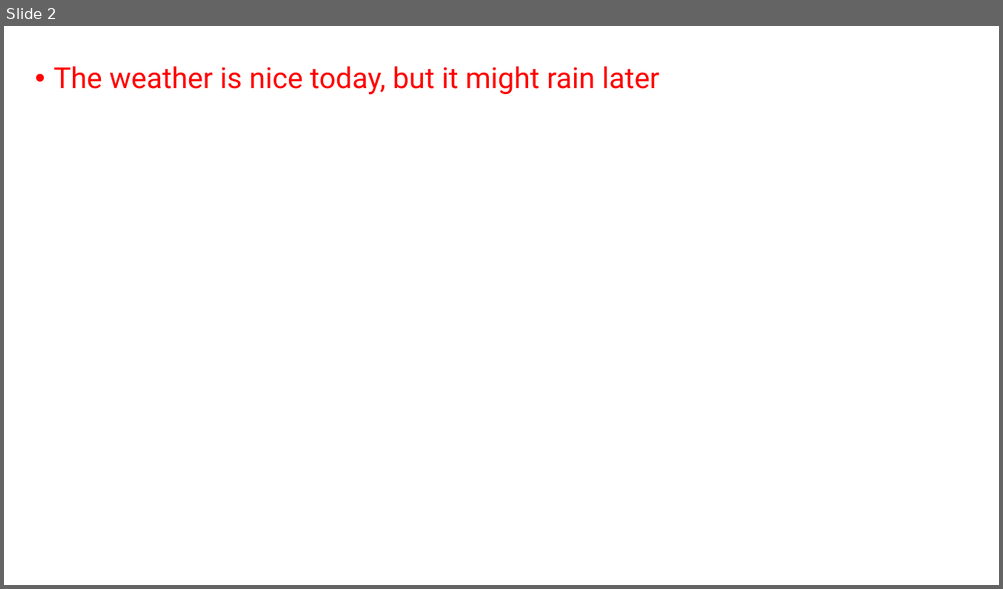
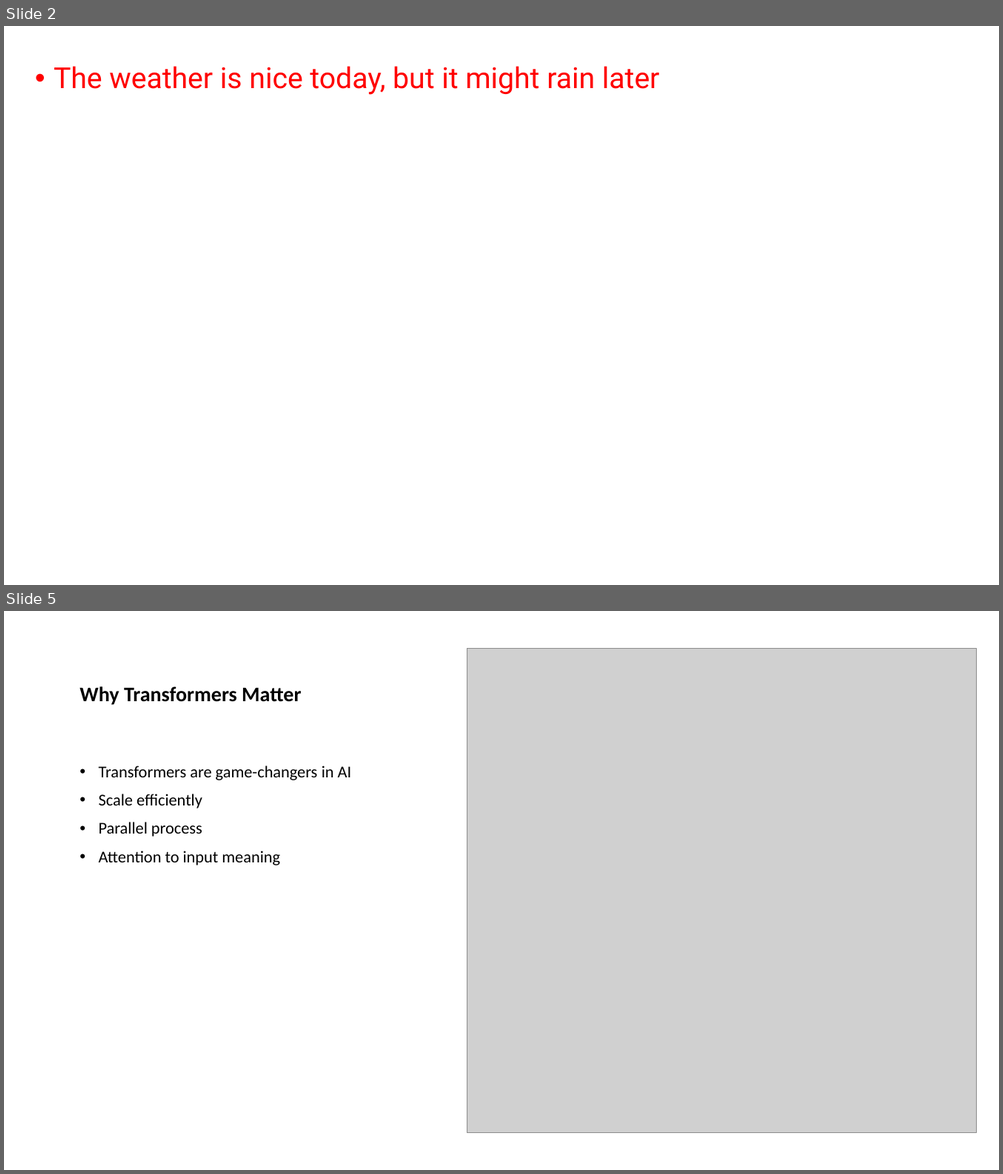
Before and after one commit to trkece/AIcontent, a slide deck: Transformers.pptx. Shown one above the other, each under a label of ours: slide 2 before the commit, slides 2 and 5 after it; the slides between them are not shown. The pictures are 1003x589 and 1003x1174 pixels, drawn with LibreOffice and Linux fonts; fonts in the diff are those of the drawing; grey boxes stand for pictures. Boxes give left, top, right and bottom in pixels: in the first picture for what was removed or moved away, otherwise in the second. Text is boxed around its words. In the diff, an @@ line names an element or a change of style, - is before the commit and + after.

Commit message:
Latest update of transformers PPT

```diff
--- a/Transformers.pptx
+++ b/Transformers.pptx
@@ slide 5 added at <box>4,611,999,1170</box>, background #FFFFFF @@
@@ picture added at <box>467,648,976,1133</box> @@
@@ title added at <box>79,686,301,705</box>, 20 pt, text #000000, bold @@
+Why Transformers Matter
@@ text added at <box>99,766,352,866</box>, 16 pt, text #000000 @@
+• Transformers are game-changers in AI
+• Scale efficiently
+• Parallel process
+• Attention to input meaning
```
Also in this commit, not shown: 2 slides changed, 48 other slides added, 1 slide removed.
